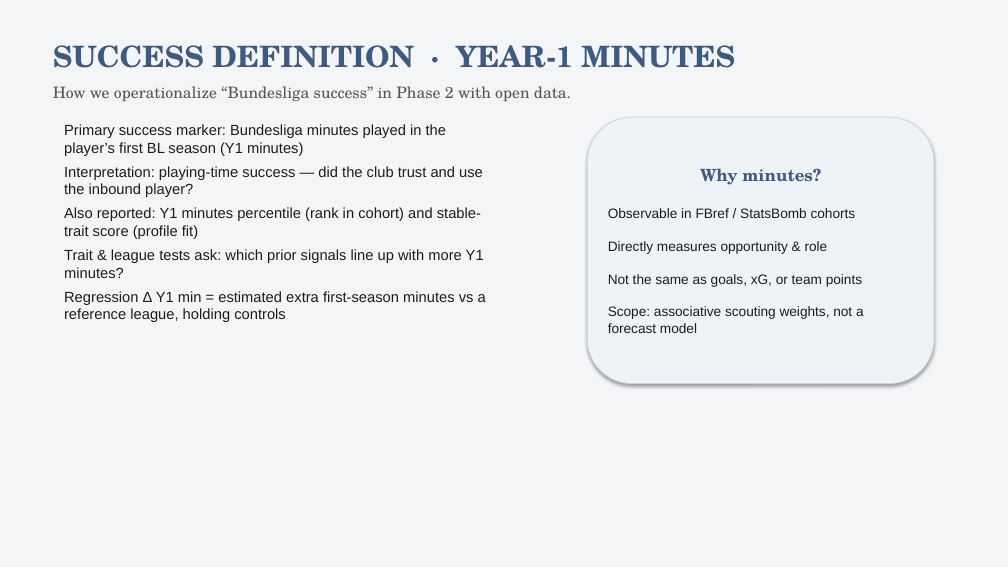
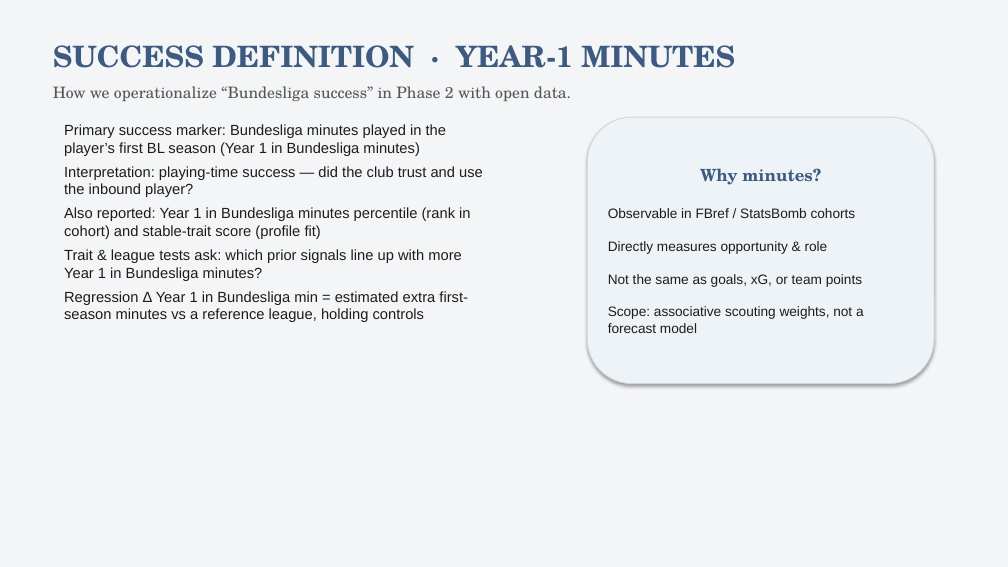
Before and after one commit to colbymorris08/bundesliga-transfer-traits, a slide deck: slide 14 of bundesliga_transfer_traits.pptx. Drawn at 1008x567 pixels with LibreOffice and Linux fonts; fonts in the diff are those of the drawing. Boxes give left, top, right and bottom in pixels: in the first picture for what was removed or moved away, otherwise in the second. Text is boxed around its words. In the diff, an @@ line names an element or a change of style, - is before the commit and + after.

```diff
--- a/bundesliga_transfer_traits.pptx
+++ b/bundesliga_transfer_traits.pptx
@@ text at [64, 124, 446, 156]: text changed @@
-Primary success marker: Bundesliga minutes played in the player’s first BL season (Y1 minutes)
+Primary success marker: Bundesliga minutes played in the player’s first BL season (Year 1 in Bundesliga minutes)
@@ text at [64, 207, 470, 322]: text changed @@
-Also reported: Y1 minutes percentile (rank in cohort) and stable-trait score (profile fit)
-Trait & league tests ask: which prior signals line up with more Y1 minutes?
-Regression Δ Y1 min = estimated extra first-season minutes vs a reference league, holding controls
+Also reported: Year 1 in Bundesliga minutes percentile (rank in cohort) and stable-trait score (profile fit)
+Trait & league tests ask: which prior signals line up with more Year 1 in Bundesliga minutes?
+Regression Δ Year 1 in Bundesliga min = estimated extra first-season minutes vs a reference league, holding controls
```
Also in this commit, not shown: 18 other slides changed, 4 other files.
